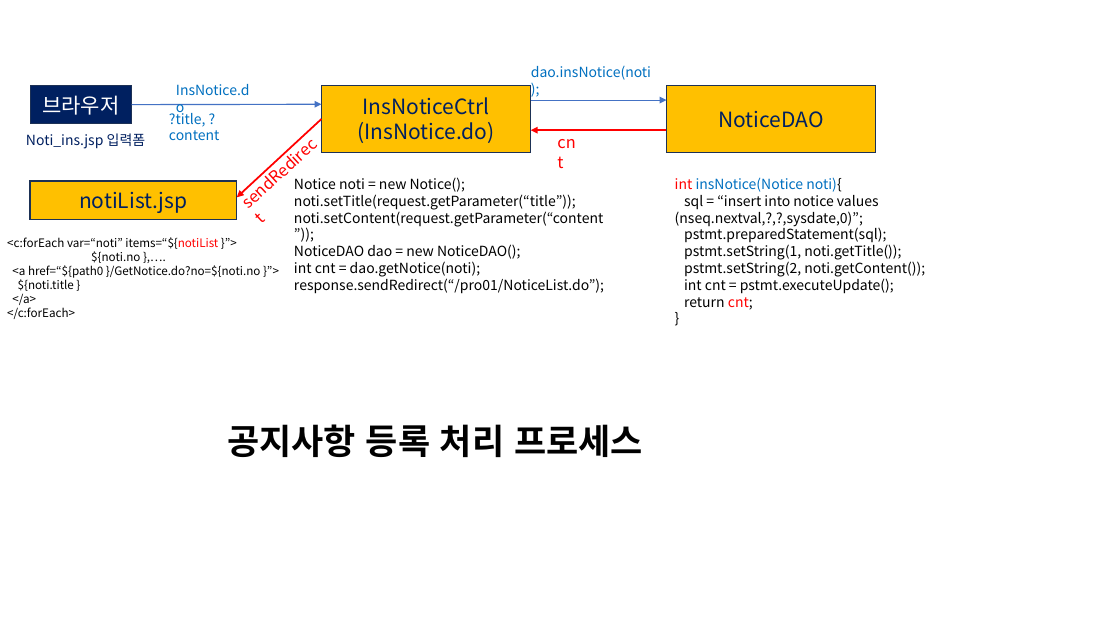
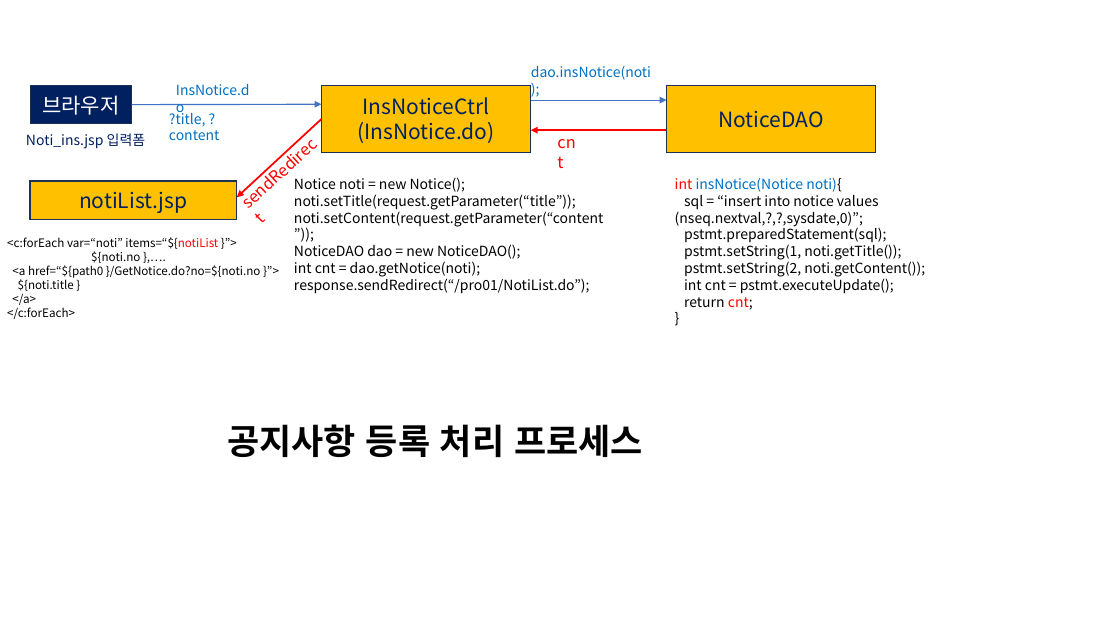
Before and after one commit to kkt09072/pro01, a slide deck: slide 3 of pro01/MVC_Notice1.pptx. Drawn at 1120x630 pixels with LibreOffice and Linux fonts; fonts in the diff are those of the drawing. Boxes give left, top, right and bottom in pixels: in the first picture for what was removed or moved away, otherwise in the second. Text is boxed around its words. In the diff, an @@ line names an element or a change of style, - is before the commit and + after.

Commit message:
pro01 notice

```diff
--- a/pro01/MVC_Notice1.pptx
+++ b/pro01/MVC_Notice1.pptx
@@ text at [294,276,590,294]: text changed @@
-response.sendRedirect(“/pro01/NoticeList.do”);
+response.sendRedirect(“/pro01/NotiList.do”);
```
Also in this commit, not shown: 4 other slides changed, 16 other files.
